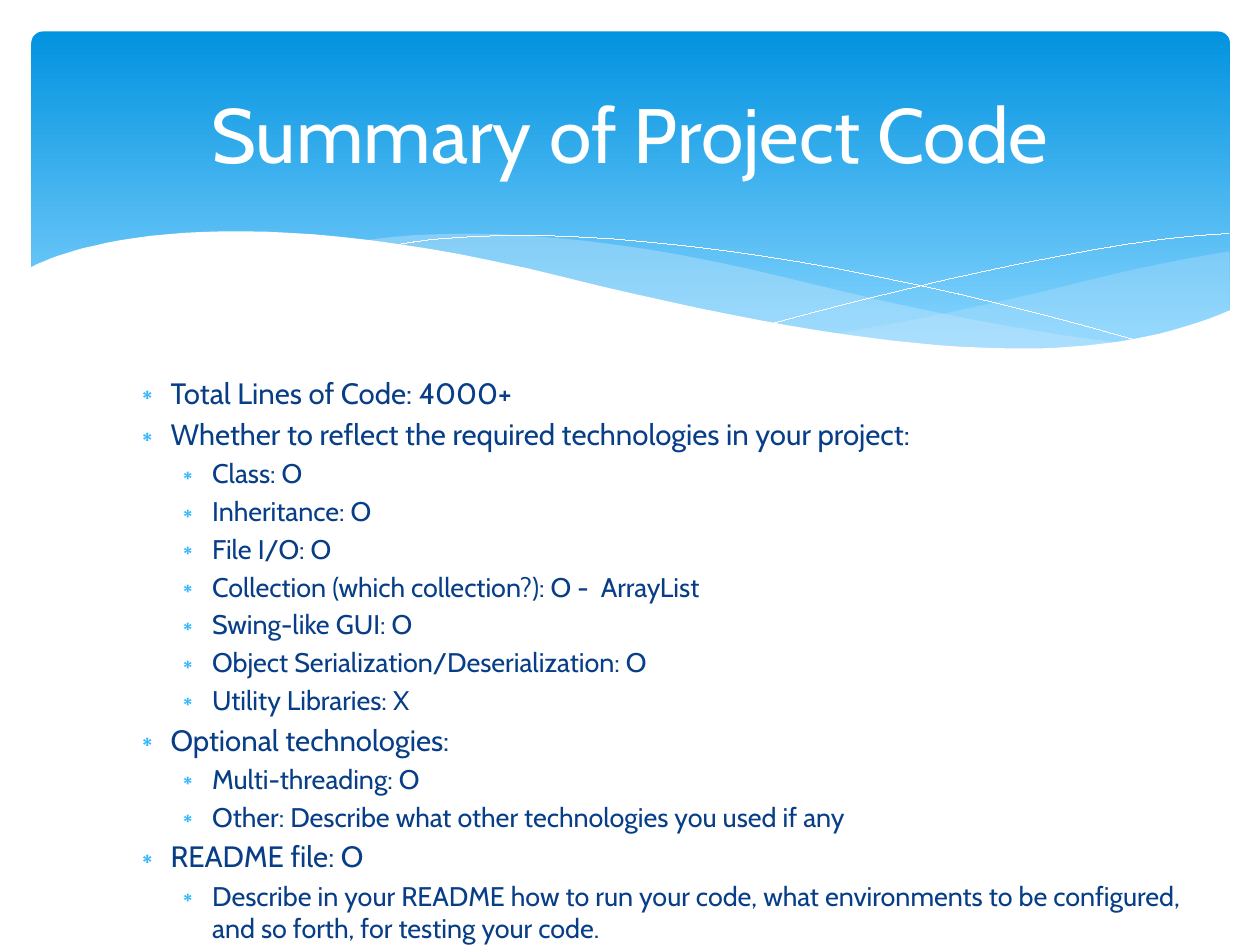
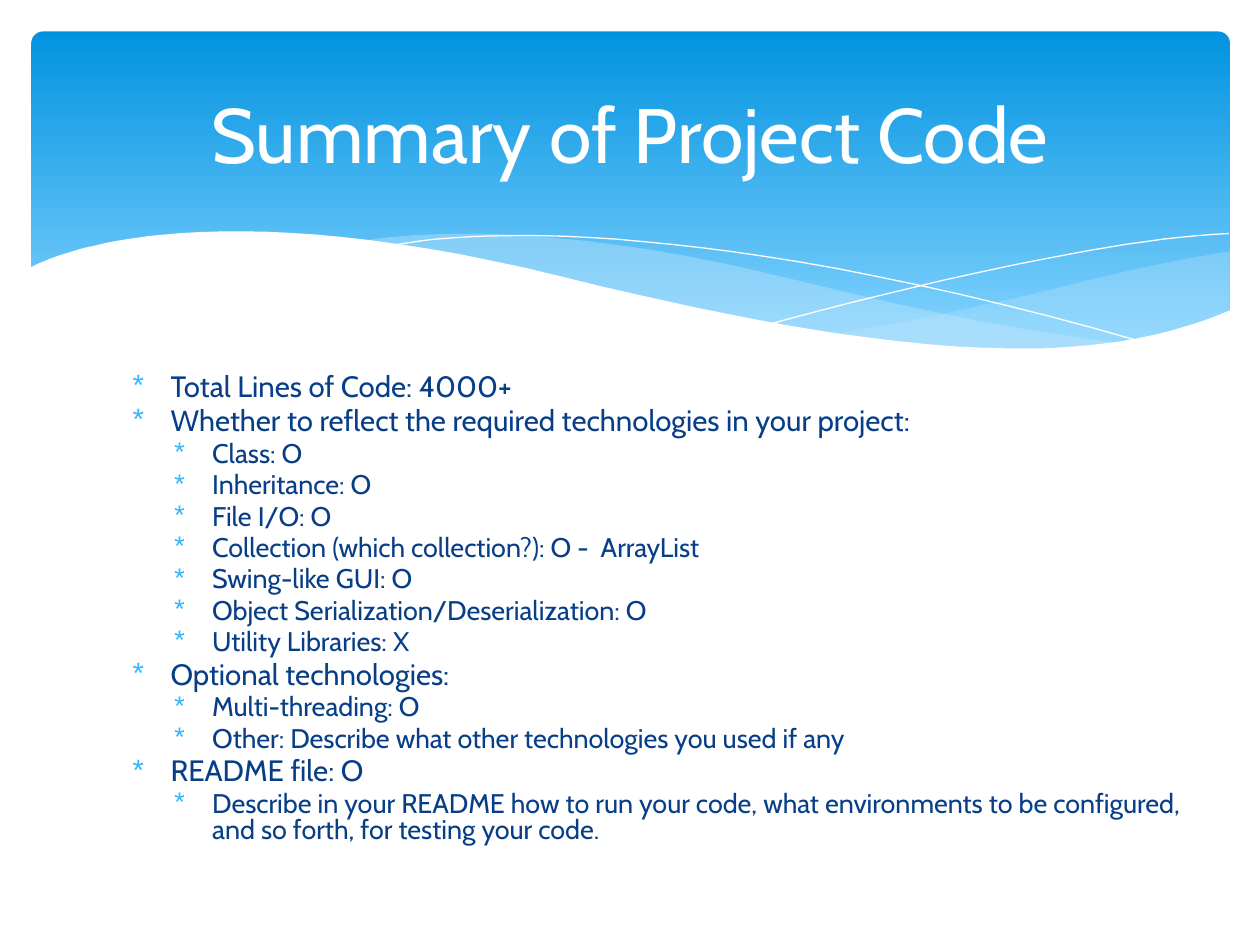
Before and after one commit to hankn01/VaccineCMSJavaSwing, a slide deck: slide 16 of team1Presentation.pptx (slide 15 before the commit). Drawn at 1260x945 pixels with LibreOffice and Linux fonts; fonts in the diff are those of the drawing. Boxes give left, top, right and bottom in pixels: in the first picture for what was removed or moved away, otherwise in the second. Text is boxed around its words. In the diff, an @@ line names an element or a change of style, - is before the commit and + after.

Commit message:
Presentation Added

```diff
--- a/team1Presentation.pptx
+++ b/team1Presentation.pptx
@@ rounded rectangle at (32, 32, 1230, 372): fill gradient #0293E0 to #83D3FE to gradient #0293E0 to #81D2FE @@
@@ freeform shape at (389, 236, 1143, 343): outline #FFFFFF 0 pt to #FFFFFF 0.75 pt @@
@@ freeform shape at (772, 233, 1228, 323): outline #FFFFFF 0 pt to #FFFFFF 0.75 pt @@
@@ text "Total Lines of Code: 4000+" at (171, 375, 1179, 845): bullet ∗ to *; line spacing 1 to 0.8; less space between paragraphs @@
```
Also in this commit, not shown: 16 other slides changed, 1 slide added.
